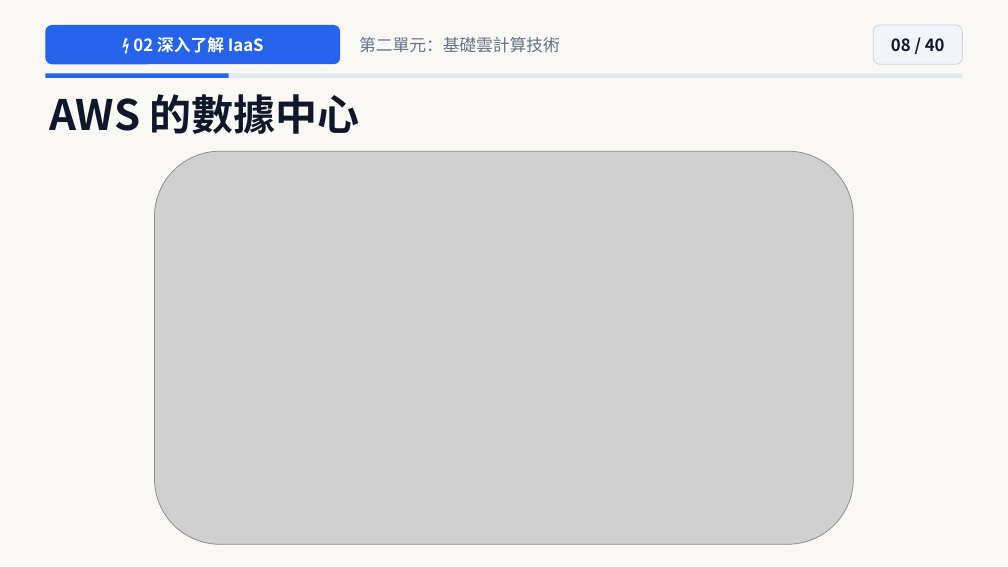
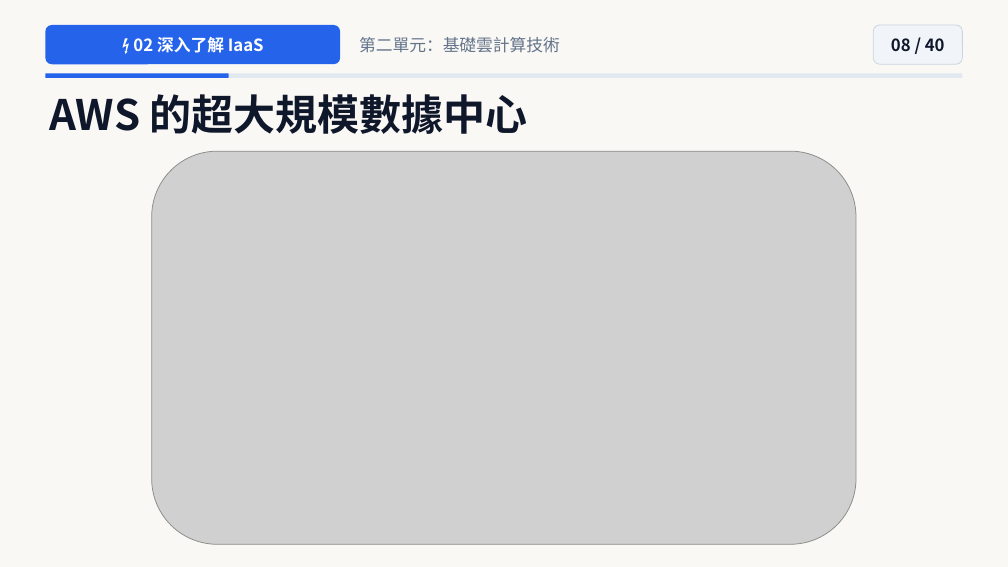
Before and after one commit to joe-ging/seed-cloud-curriculum, a slide deck: slide 8 of downloads/Deck01_Cloud_Level2_NextGen_Pixar_Theme.pptx. Drawn at 1008x567 pixels with LibreOffice and Linux fonts; fonts in the diff are those of the drawing; grey boxes stand for pictures. Boxes give left, top, right and bottom in pixels: in the first picture for what was removed or moved away, otherwise in the second. Text is boxed around its words. In the diff, an @@ line names an element or a change of style, - is before the commit and + after.

```diff
--- a/downloads/Deck01_Cloud_Level2_NextGen_Pixar_Theme.pptx
+++ b/downloads/Deck01_Cloud_Level2_NextGen_Pixar_Theme.pptx
@@ text at [49, 94, 528, 134]: text changed @@
-AWS 的數據中心
+AWS 的超大規模數據中心
@@ picture: place and size @@
-picture at [154, 151, 853, 544]
+picture at [152, 151, 857, 544]
```
Also in this commit, not shown: 22 other slides changed, 24 other files.
